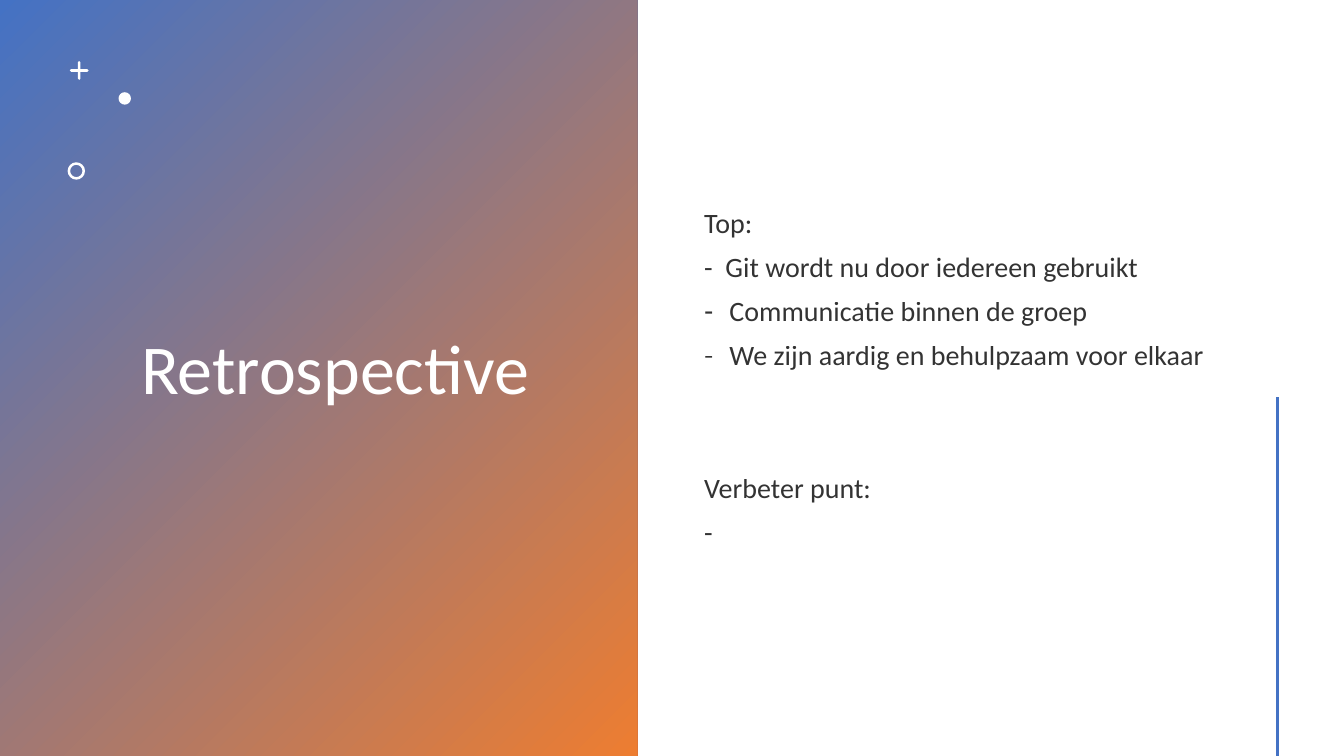
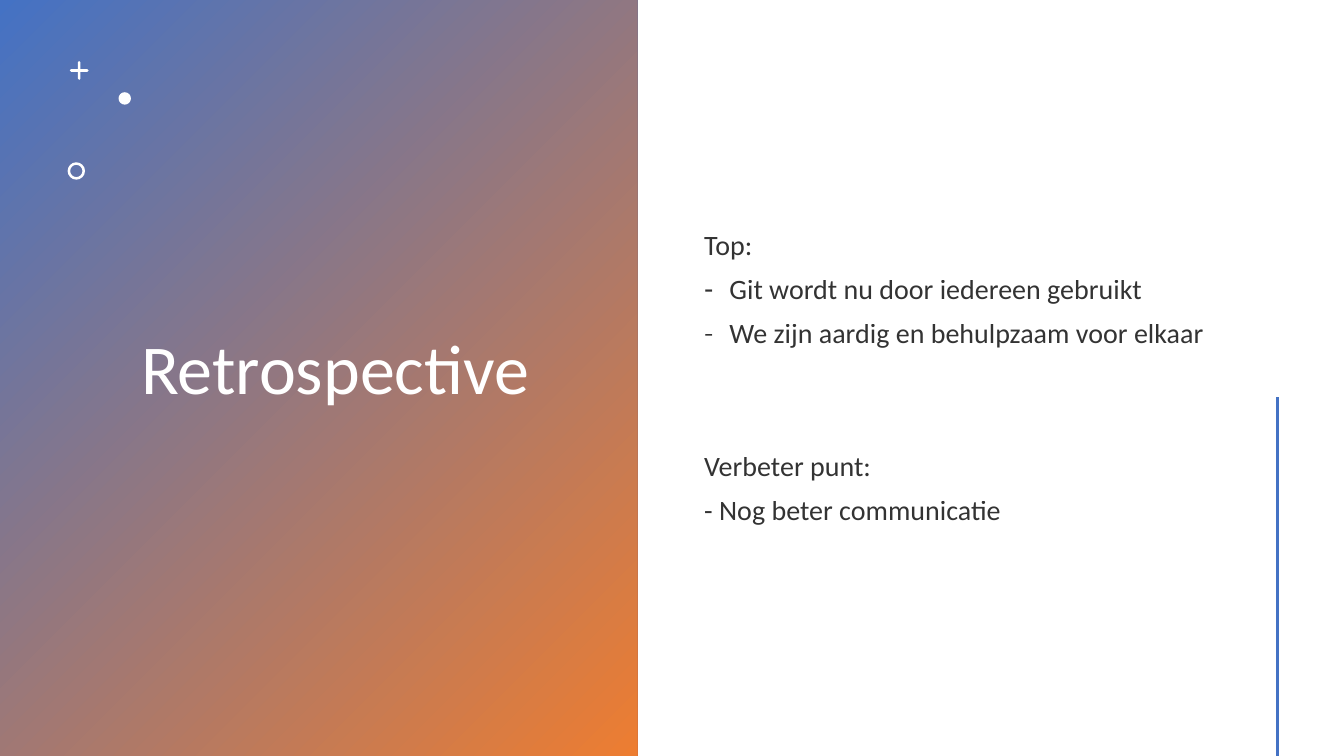
Before and after one commit to Sinjablo/Git-TINPRJ03-34, a slide deck: slide 10 of Presentaties/PresentatieSprint2.pptx. Drawn at 1344x756 pixels with LibreOffice and Linux fonts; fonts in the diff are those of the drawing. Boxes give left, top, right and bottom in pixels: in the first picture for what was removed or moved away, otherwise in the second. Text is boxed around its words. In the diff, an @@ line names an element or a change of style, - is before the commit and + after.

Commit message:
moest van jarno

```diff
--- a/Presentaties/PresentatieSprint2.pptx
+++ b/Presentaties/PresentatieSprint2.pptx
@@ text at [729, 280, 1142, 304]: text changed @@
-- Git wordt nu door iedereen gebruikt
-– Communicatie binnen de groep
+– Git wordt nu door iedereen gebruikt
@@ text at [719, 501, 1000, 525]: text changed @@
--
+- Nog beter communicatie
```
